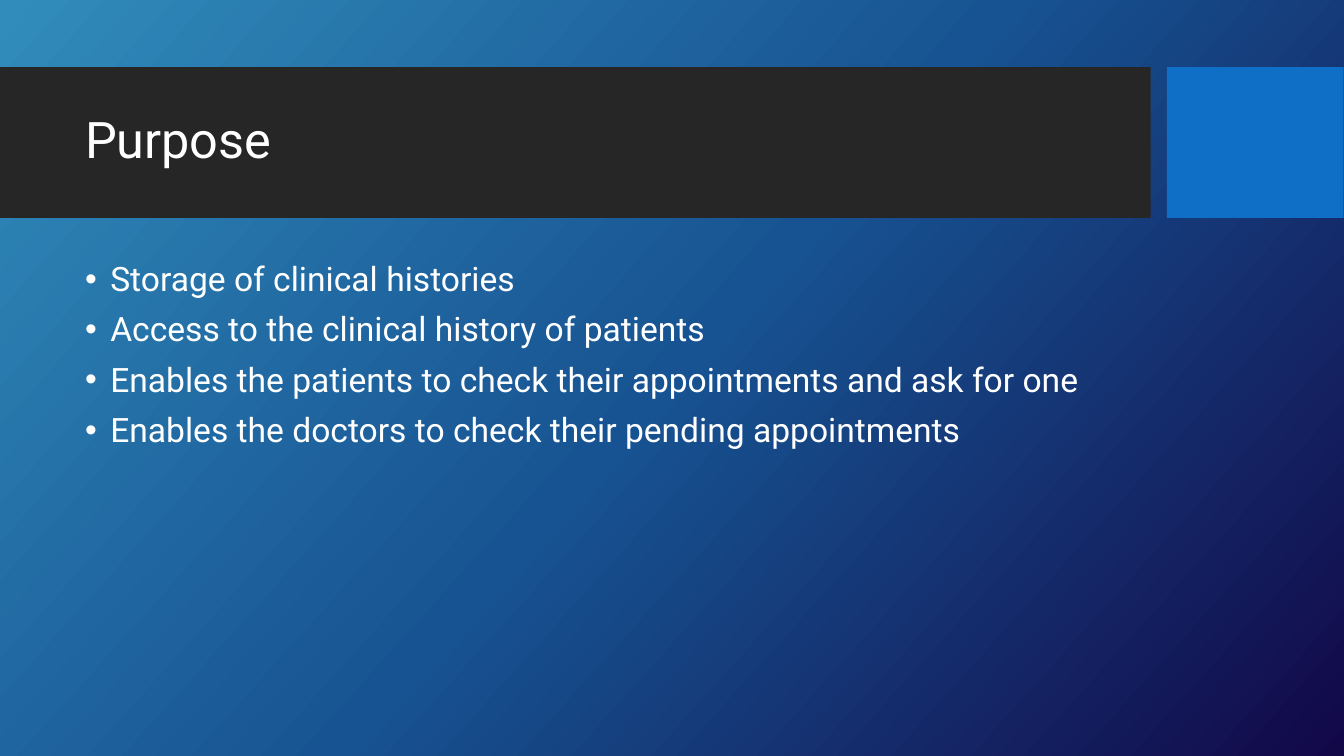
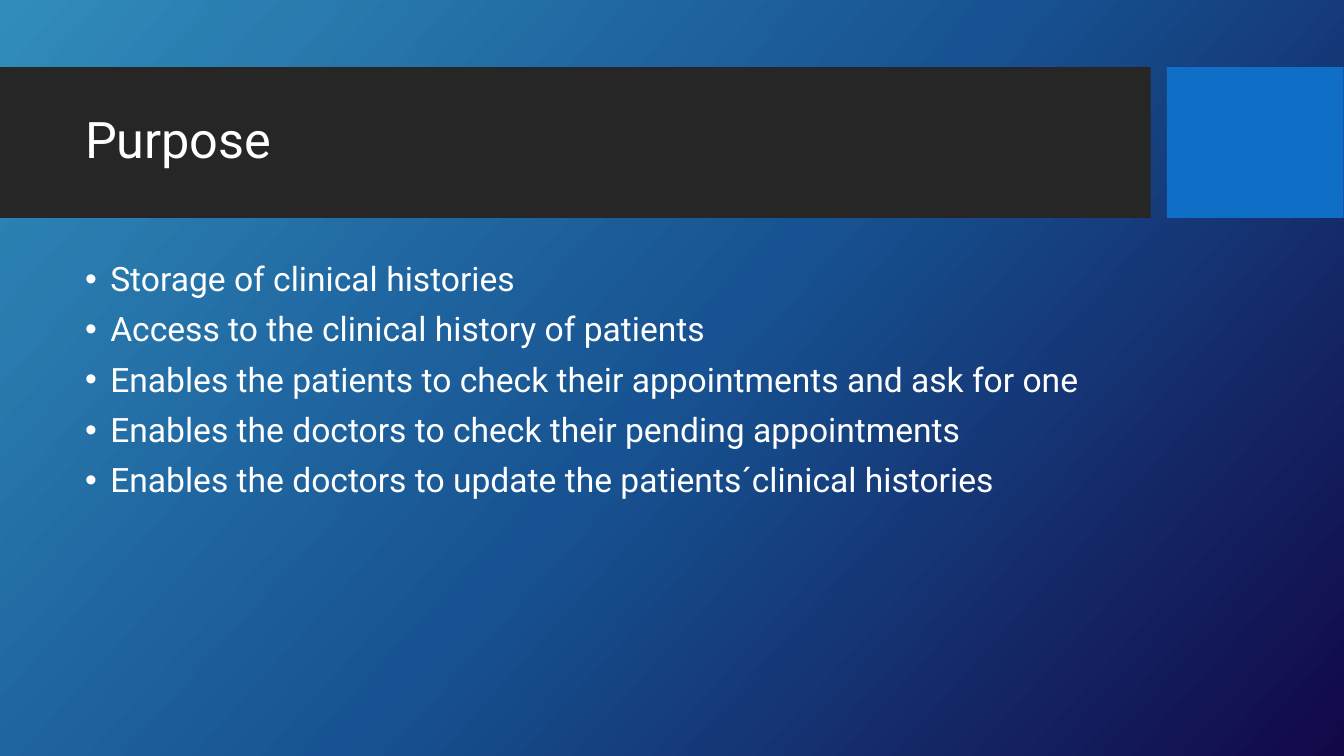
Before and after one commit to Andresss97/ClinicalHistory, a slide deck: slide 3 of doc/Babylon studio presentation.pptx. Drawn at 1344x756 pixels with LibreOffice and Linux fonts; fonts in the diff are those of the drawing; background and template pictures are left out. Boxes give left, top, right and bottom in pixels: in the first picture for what was removed or moved away, otherwise in the second. Text is boxed around its words. In the diff, an @@ line names an element or a change of style, - is before the commit and + after.

```diff
--- a/doc/Babylon studio presentation.pptx
+++ b/doc/Babylon studio presentation.pptx
@@ text at box(110, 466, 994, 499): paragraph added @@
+• Enables the doctors to update the patients´clinical histories
```
Also in this commit, not shown: 1 other slide changed, 2 other files.
